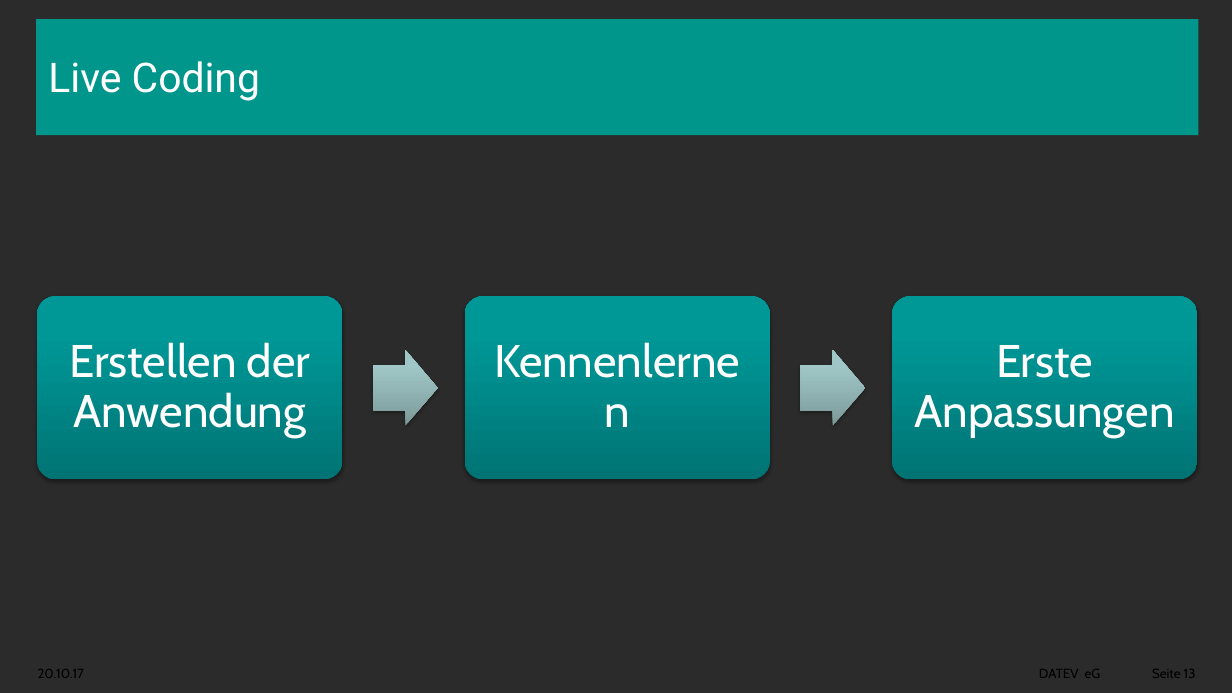
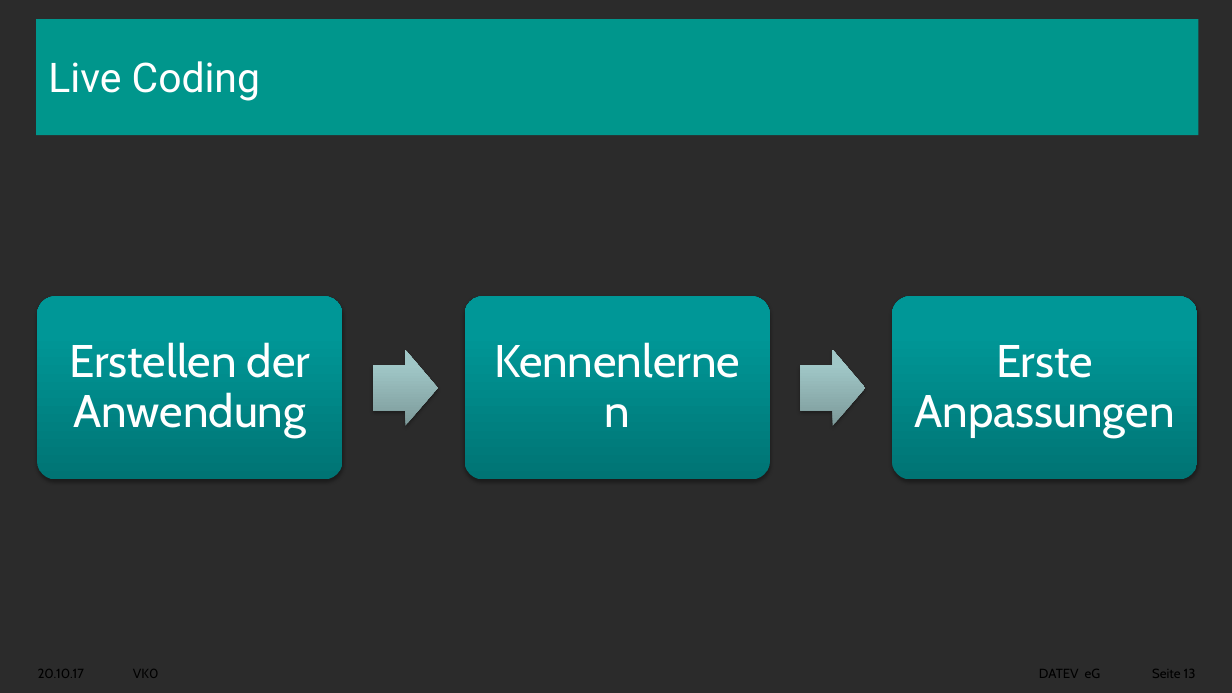
Before and after one commit to aawada78/angular-workshop, a slide deck: slide 13 of docs/Angular-Workshop-20.10.pptx. Drawn at 1232x693 pixels with LibreOffice and Linux fonts; fonts in the diff are those of the drawing; background and template pictures are left out; a plain dark background stands for a picture behind light text. Boxes give left, top, right and bottom in pixels: in the first picture for what was removed or moved away, otherwise in the second. Text is boxed around its words. In the diff, an @@ line names an element or a change of style, - is before the commit and + after.

```diff
--- a/docs/Angular-Workshop-20.10.pptx
+++ b/docs/Angular-Workshop-20.10.pptx
@@ text added at <box>133,669,159,678</box>, 11 pt, text #000000 @@
+VK0
```
Also in this commit, not shown: 26 other slides changed.
